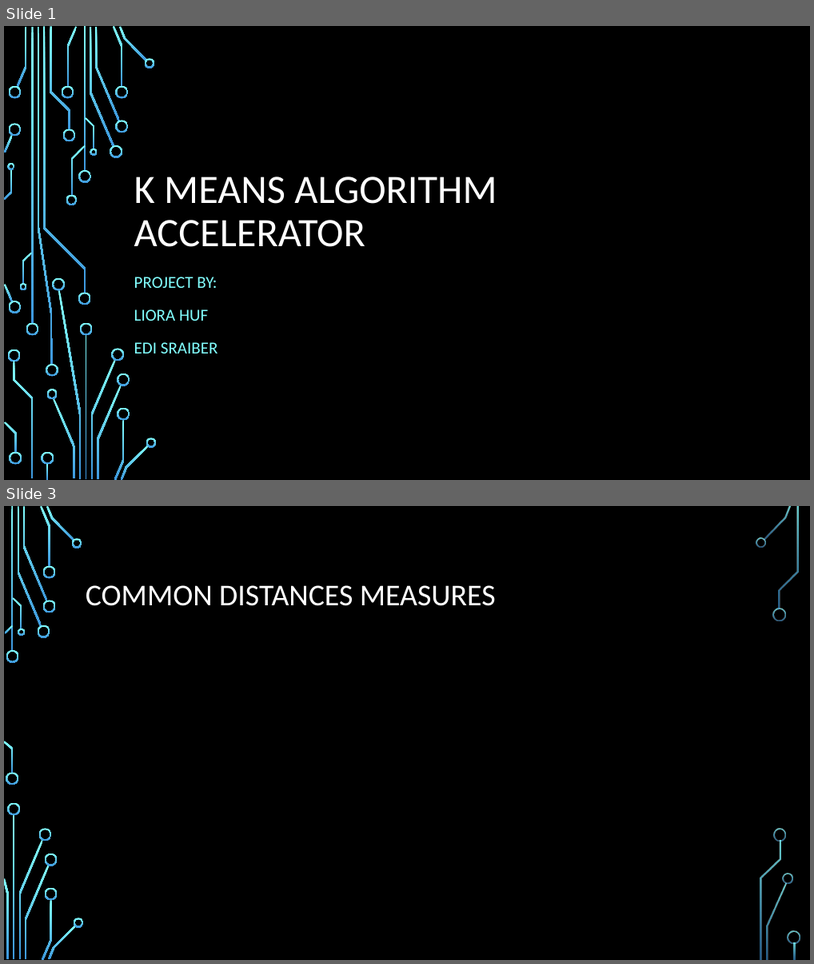
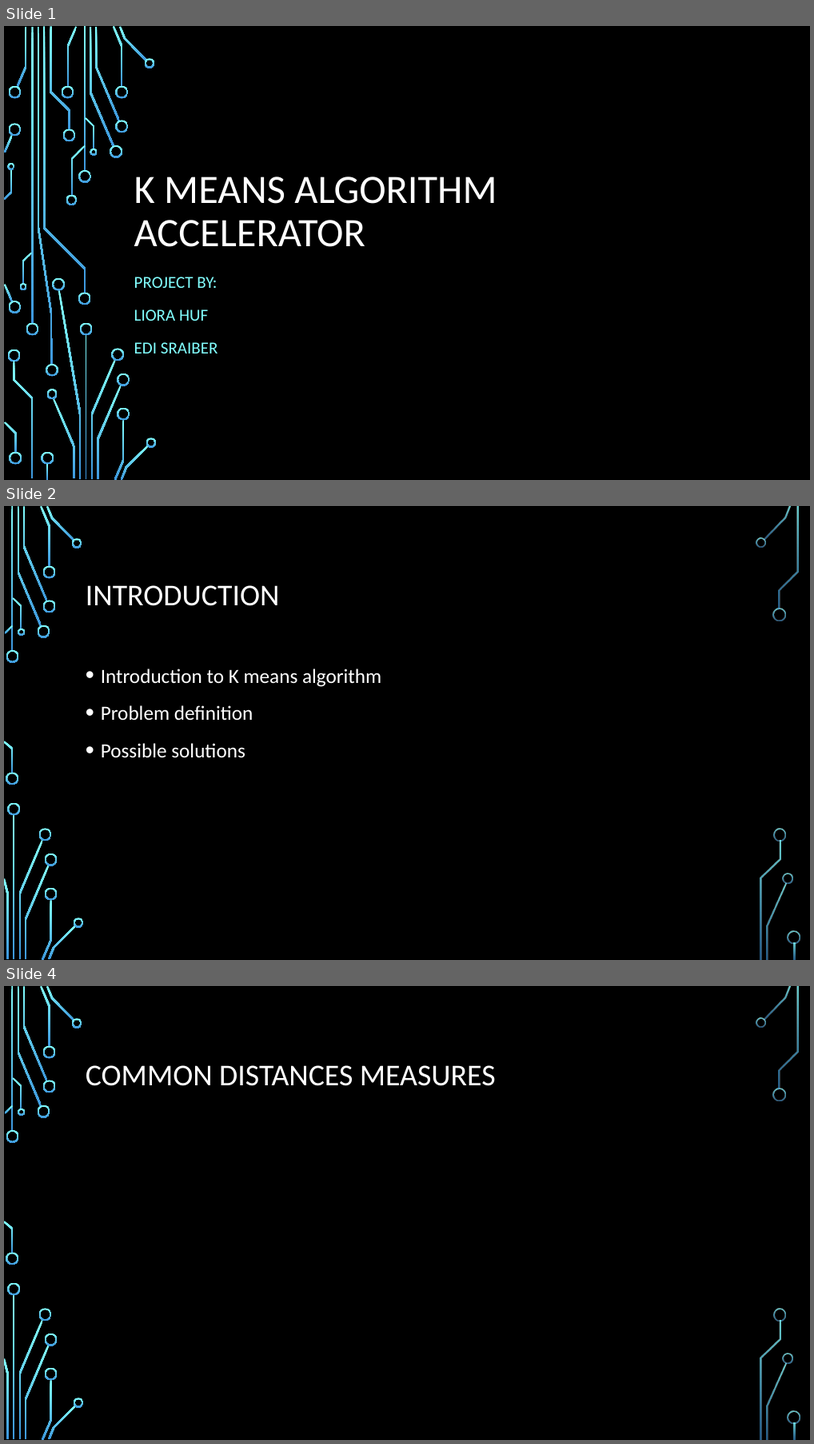
Before and after one commit to liotahuf/project_k_means, a slide deck: Midle presentation.pptx. Shown one above the other, each under a label of ours: slides 1 and 3 before the commit, slides 1, 2 and 4 after it; the slides between them are not shown. The pictures are 814x964 and 814x1444 pixels, drawn with LibreOffice and Linux fonts; fonts in the diff are those of the drawing; grey boxes stand for pictures; background and template pictures are left out. Boxes give left, top, right and bottom in pixels: in the first picture for what was removed or moved away, otherwise in the second. Text is boxed around its words. In the diff, an @@ line names an element or a change of style, - is before the commit and + after.

```diff
--- a/Midle presentation.pptx
+++ b/Midle presentation.pptx
@@ slide 2 added at box(4, 506, 810, 960), background picture (left out); not listed: 36 template elements that a slide beside it also shows @@
@@ title added at box(86, 585, 280, 606), 36 pt, text #FFFFFF @@
+INTRODUCTION
@@ text added at box(101, 668, 382, 758), 24 pt, text #FFFFFF @@
+• Introduction to K means algorithm
+• Problem definition
+• Possible solutions
@@ what was slide 3 is now slide 4 @@
```
Also in this commit, not shown: 4 slides changed, 10 other slides added.
